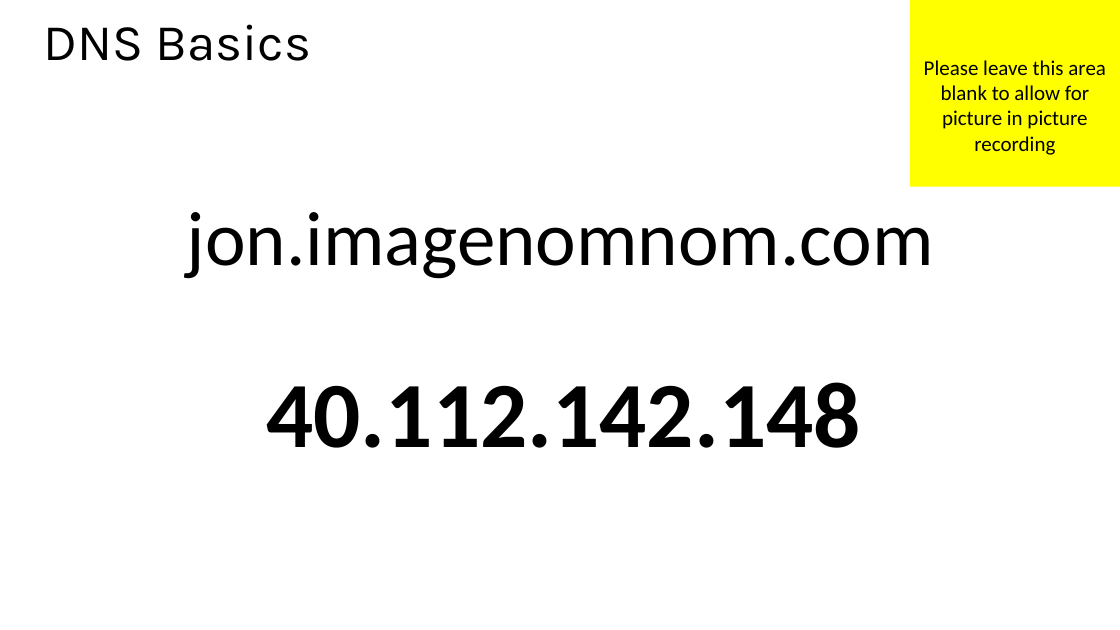
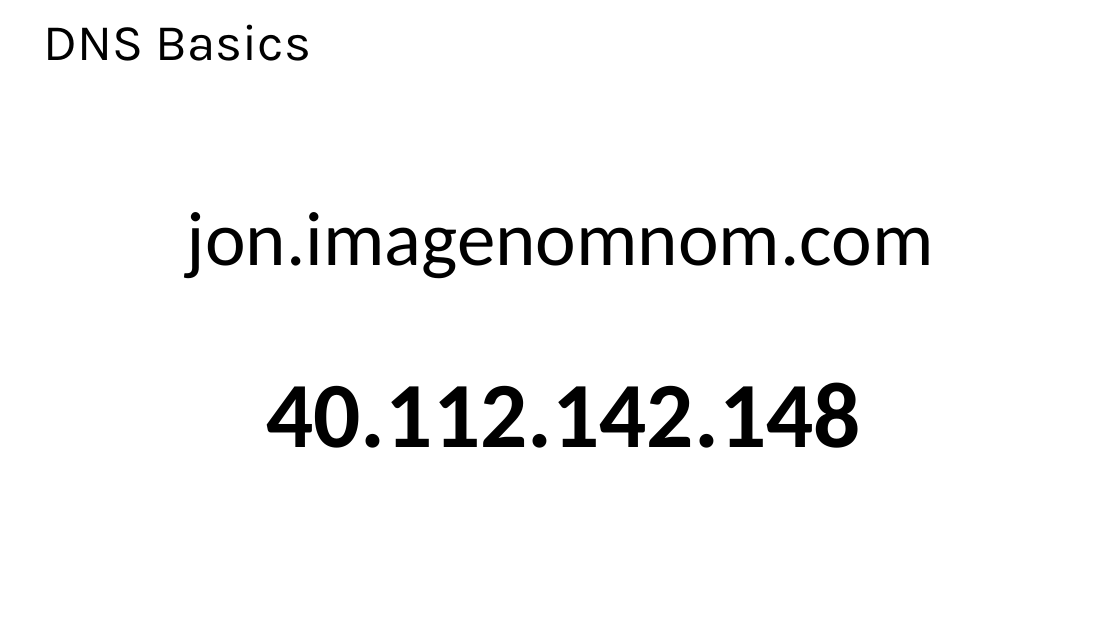
Before and after one commit to MisterJames/AzureImageProcessing, a slide deck: slide 9 of Presentation Materials/MVA-ApplicationsOnAzure-03.pptx (slide 7 before the commit). Drawn at 1120x630 pixels with LibreOffice and Linux fonts; fonts in the diff are those of the drawing. Boxes give left, top, right and bottom in pixels: in the first picture for what was removed or moved away, otherwise in the second. Text is boxed around its words. In the diff, an @@ line names an element or a change of style, - is before the commit and + after.

```diff
--- a/Presentation Materials/MVA-ApplicationsOnAzure-03.pptx
+++ b/Presentation Materials/MVA-ApplicationsOnAzure-03.pptx
@@ rectangle removed at box(910, 0, 1120, 187) @@
-Please leave this area blank to allow for picture in picture recording
```
Also in this commit, not shown: 8 other slides changed, 7 slides added.
